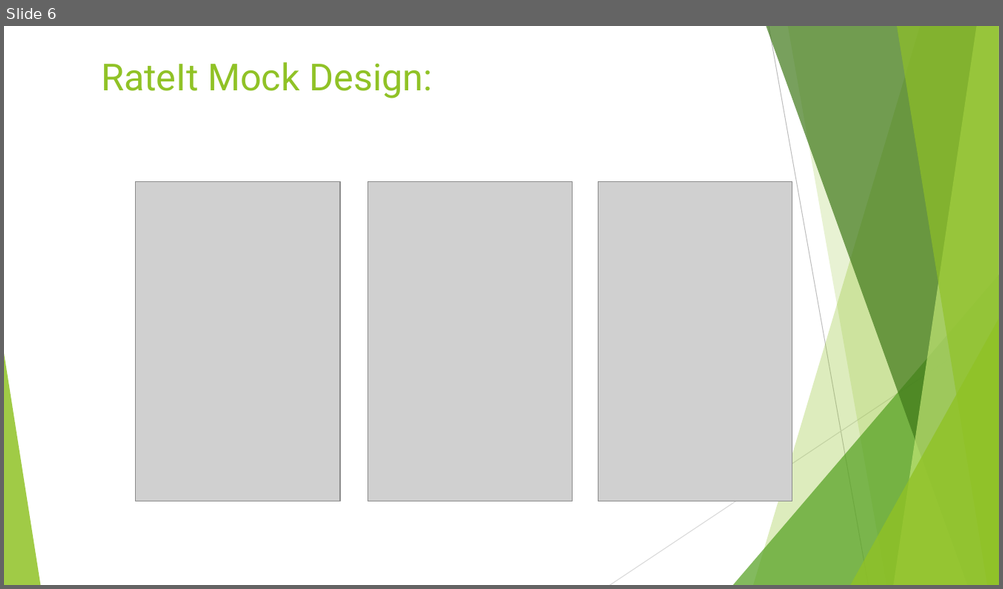
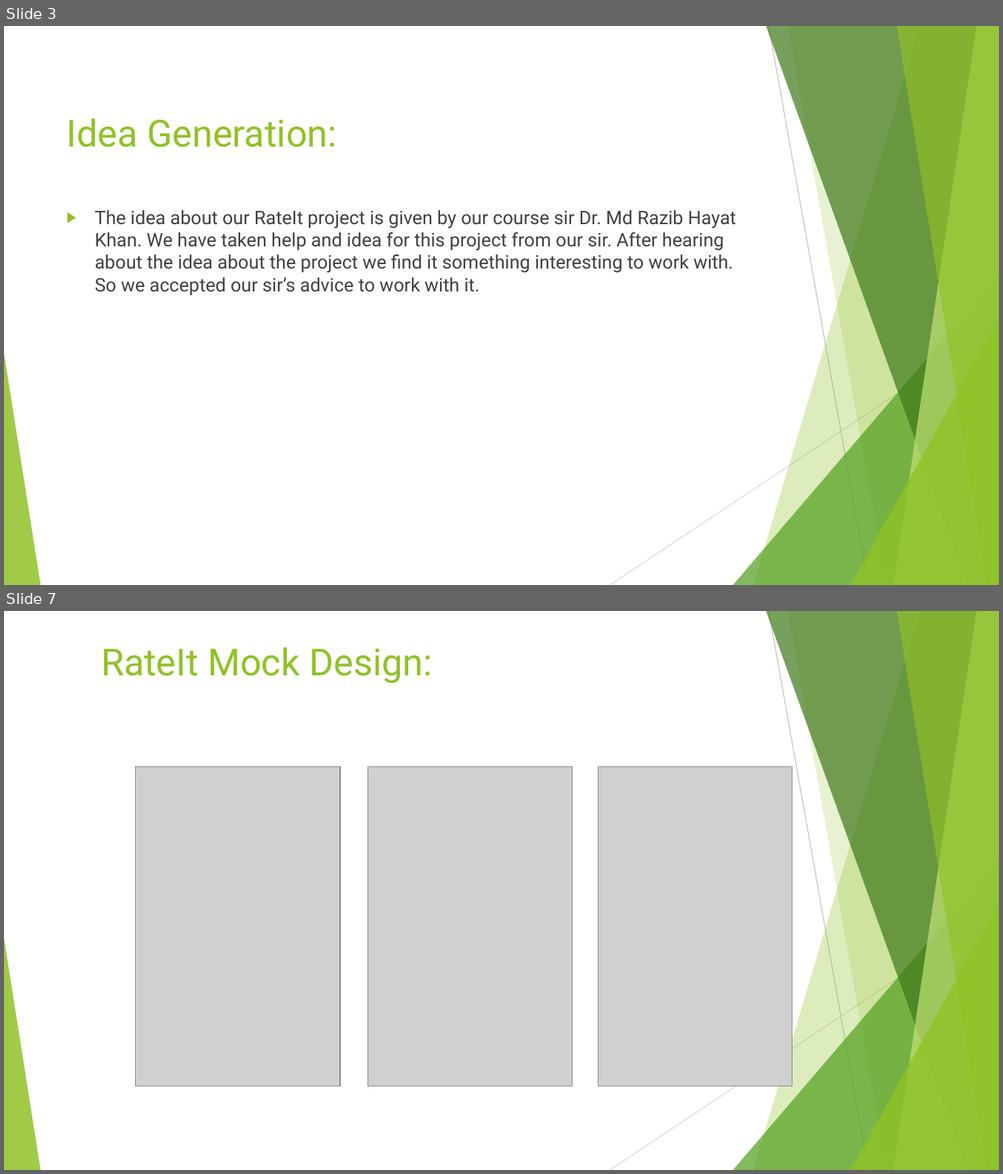
Before and after one commit to Naresh-Barua/Software-Engeneering-Project-, a slide deck: RateIt.pptx. Shown one above the other, each under a label of ours: slide 6 before the commit, slides 3 and 7 after it; the slides between them are not shown. The pictures are 1003x589 and 1003x1174 pixels, drawn with LibreOffice and Linux fonts; fonts in the diff are those of the drawing; grey boxes stand for pictures. Boxes give left, top, right and bottom in pixels: in the first picture for what was removed or moved away, otherwise in the second. Text is boxed around its words. In the diff, an @@ line names an element or a change of style, - is before the commit and + after.

Commit message:
RateIt Project

```diff
--- a/RateIt.pptx
+++ b/RateIt.pptx
@@ slide 3 added at [4, 26, 999, 585], background #FFFFFF; not listed: 10 template elements that a slide beside it also shows @@
@@ title added at [67, 118, 336, 147], 36 pt, text #90C226 @@
+Idea Generation:
@@ text added at [95, 210, 736, 295], 18 pt, text #404040 @@
+▶ The idea about our RateIt project is given by our course sir Dr. Md Razib Hayat Khan. We have taken help and idea for this project from our sir. After hearing about the idea about the project we find it something interesting to work with. So we accepted our sir’s advice to work with it.
@@ what was slide 6 is now slide 7 @@
```
Also in this commit, not shown: 6 slides changed, 1 other slide added.
